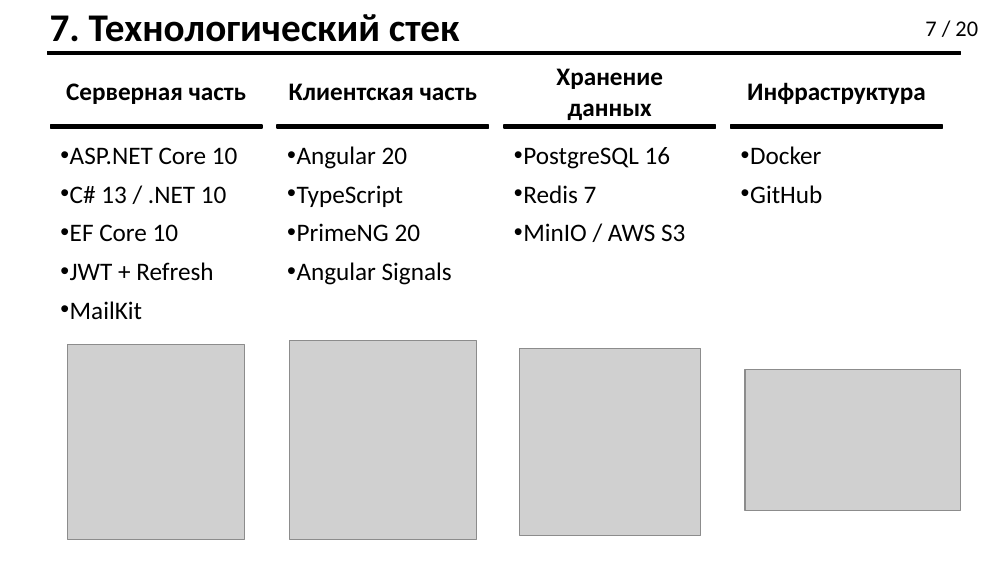
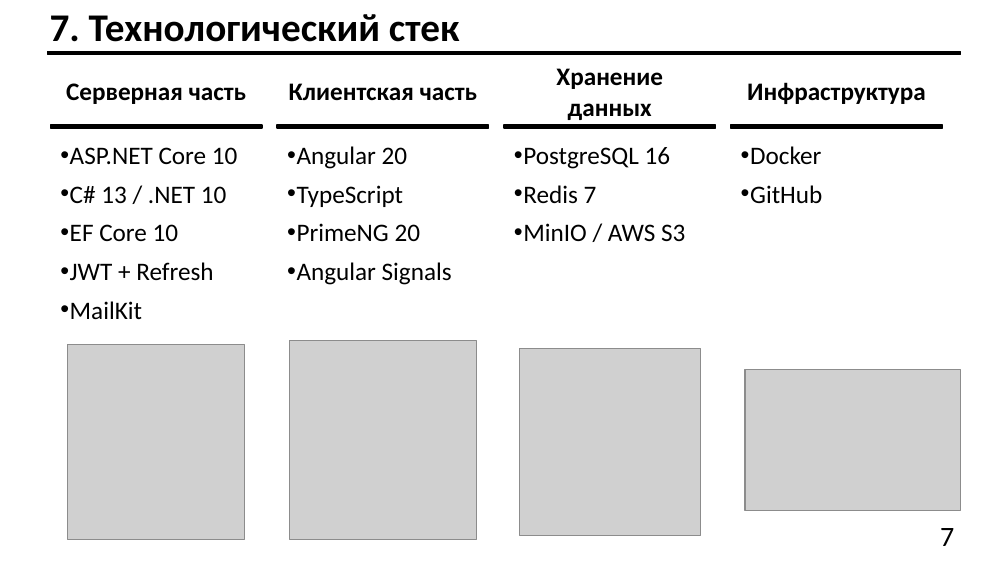
Before and after one commit to Effecktus/AcademicTopicSelectionService, a slide deck: slide 7 of docs/ilyin_pres.pptx. Drawn at 1008x567 pixels with LibreOffice and Linux fonts; fonts in the diff are those of the drawing; grey boxes stand for pictures. Boxes give left, top, right and bottom in pixels: in the first picture for what was removed or moved away, otherwise in the second. Text is boxed around its words. In the diff, an @@ line names an element or a change of style, - is before the commit and + after.

```diff
--- a/docs/ilyin_pres.pptx
+++ b/docs/ilyin_pres.pptx
@@ text at (940, 528, 954, 546): text changed; size 16 to 20 pt @@
-7 / 20
+7
```
Also in this commit, not shown: 19 other slides changed, 3 slides added, 23 other files.
